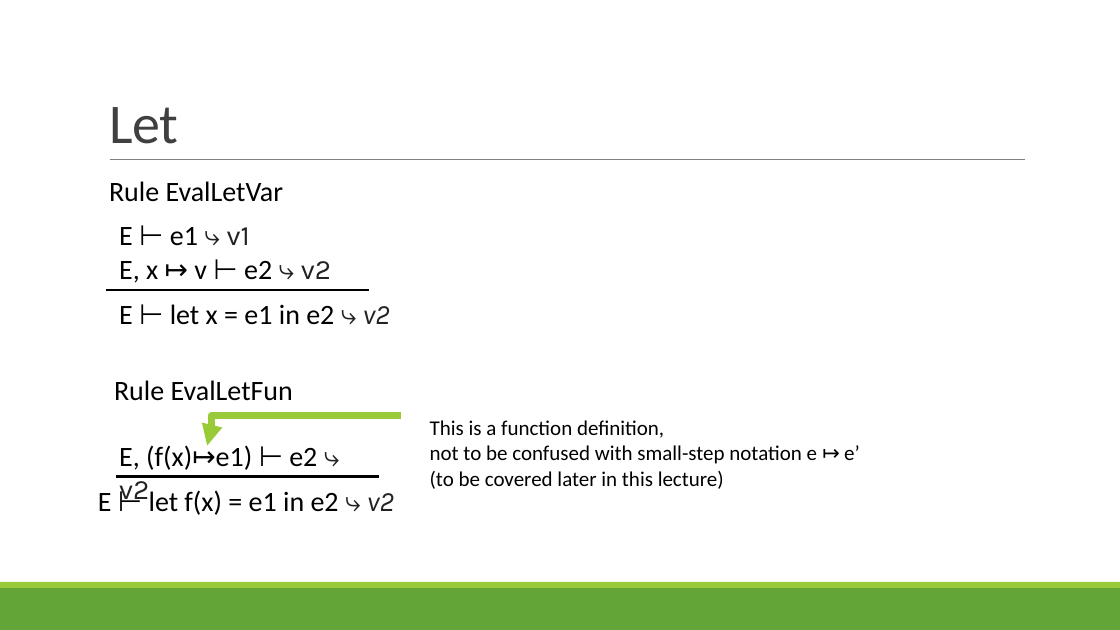
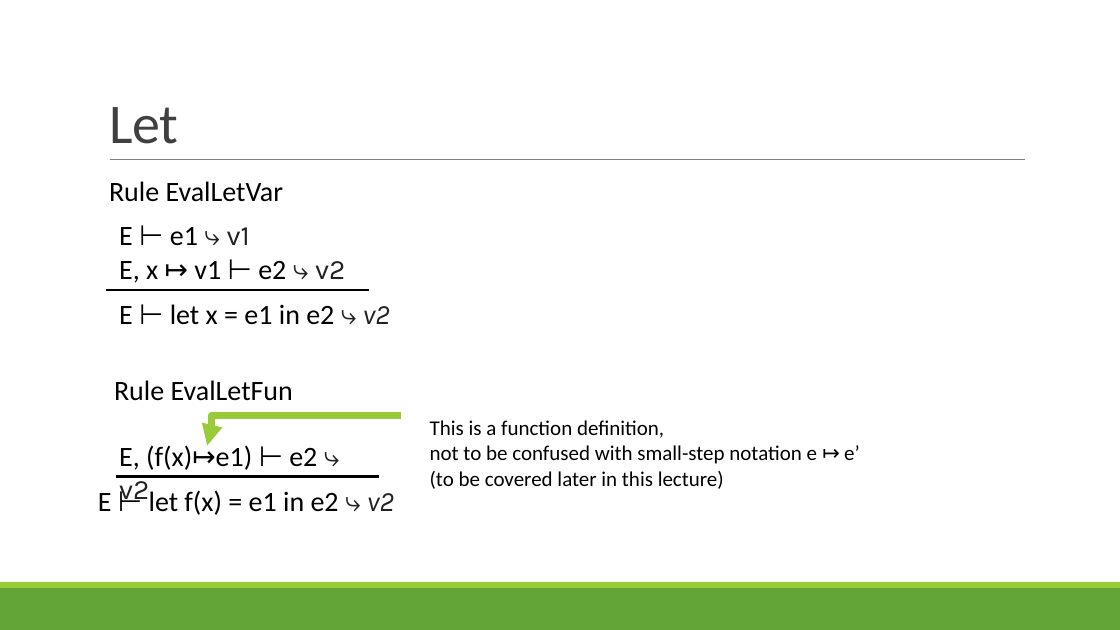
Before and after one commit to rbohrer/pl-course, a slide deck: slide 36 of LectureSlides/06OpSem.pptx. Drawn at 1120x630 pixels with LibreOffice and Linux fonts; fonts in the diff are those of the drawing. Boxes give left, top, right and bottom in pixels: in the first picture for what was removed or moved away, otherwise in the second. Text is boxed around its words. In the diff, an @@ line names an element or a change of style, - is before the commit and + after.

```diff
--- a/LectureSlides/06OpSem.pptx
+++ b/LectureSlides/06OpSem.pptx
@@ text at (x1=119, y1=227, x2=345, y2=283): text changed @@
-E ⊢ e1 ⤷ v1
-E, x ↦ v ⊢ e2 ⤷ v2
+E ⊢ e1 ⤷ v1
+E, x ↦ v1 ⊢ e2 ⤷ v2
```
Also in this commit, not shown: 5 other slides changed.
